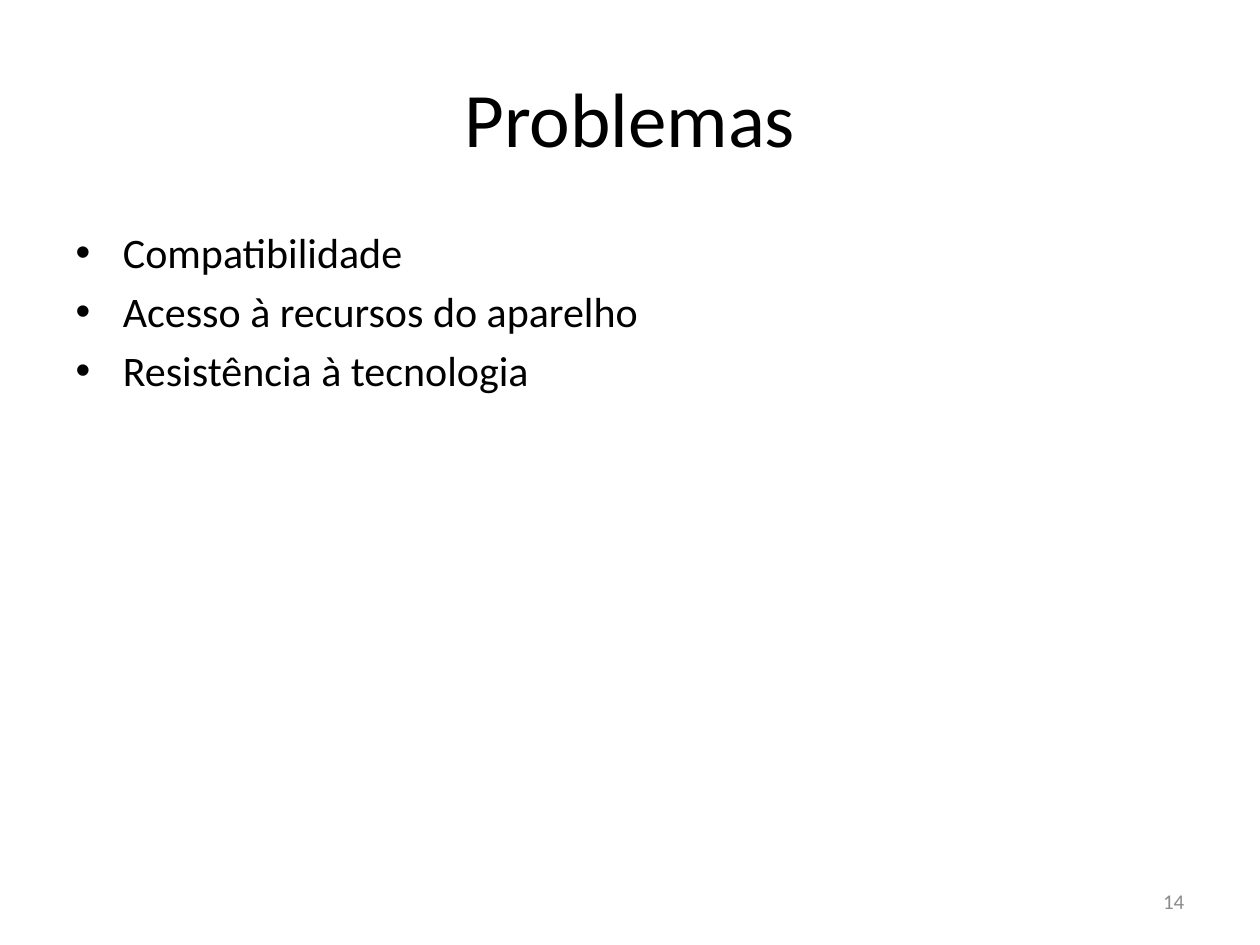
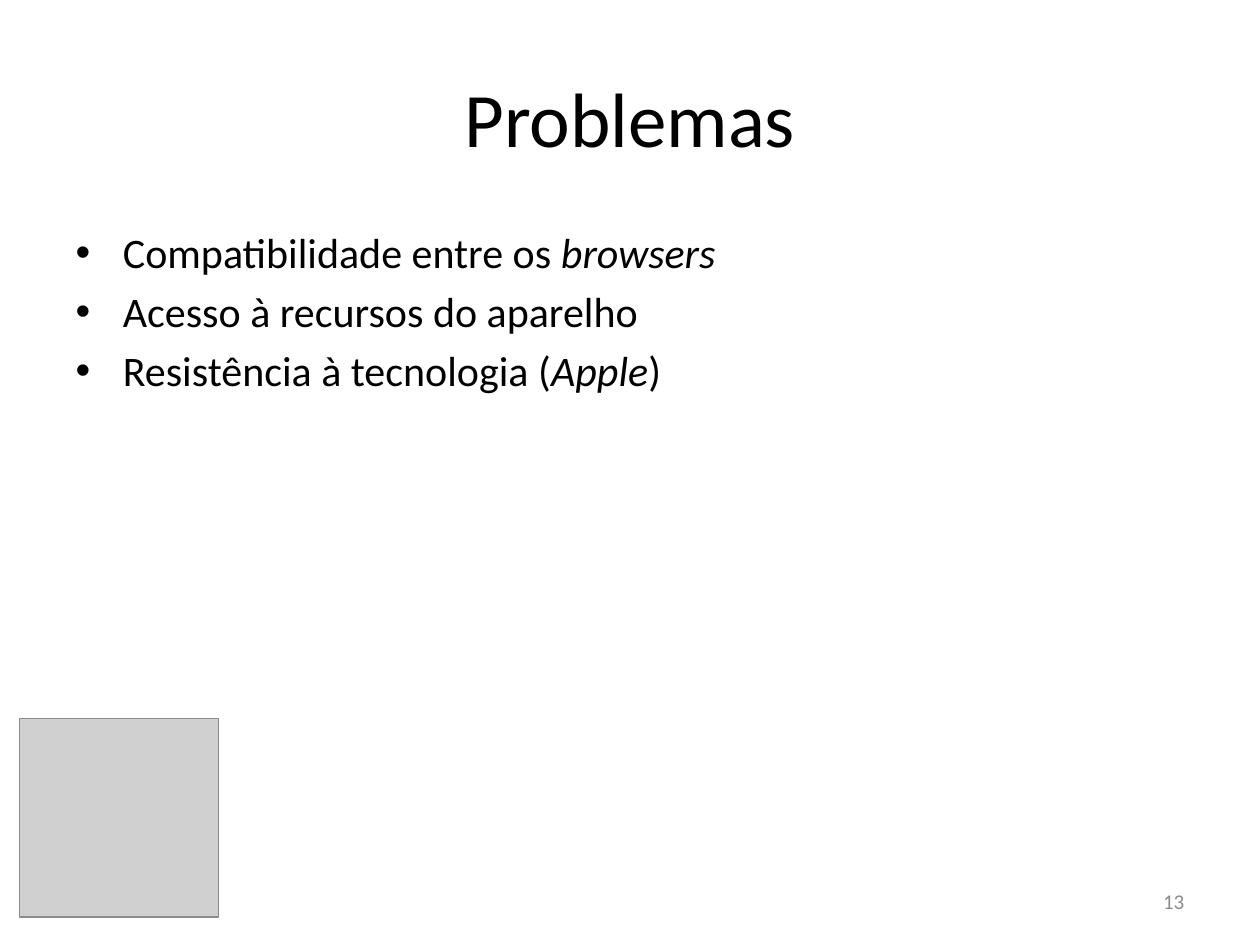
Before and after one commit to rfc410/tcc, a slide deck: slide 13 of apresentacao.pptx (slide 14 before the commit). Drawn at 1260x945 pixels with LibreOffice and Linux fonts; fonts in the diff are those of the drawing; grey boxes stand for pictures. Boxes give left, top, right and bottom in pixels: in the first picture for what was removed or moved away, otherwise in the second. Text is boxed around its words. In the diff, an @@ line names an element or a change of style, - is before the commit and + after.

```diff
--- a/apresentacao.pptx
+++ b/apresentacao.pptx
@@ text at (x1=123, y1=238, x2=715, y2=275): text changed @@
-• Compatibilidade
+• Compatibilidade entre os browsers
@@ text at (x1=123, y1=355, x2=661, y2=394): text changed @@
-• Resistência à tecnologia
+• Resistência à tecnologia (Apple)
@@ picture added at (x1=20, y1=718, x2=218, y2=916) @@
@@ page number at (x1=1163, y1=895, x2=1184, y2=909): text changed @@
-14
+13
```
Also in this commit, not shown: 12 other slides changed, 2 slides added, 4 slides removed.
